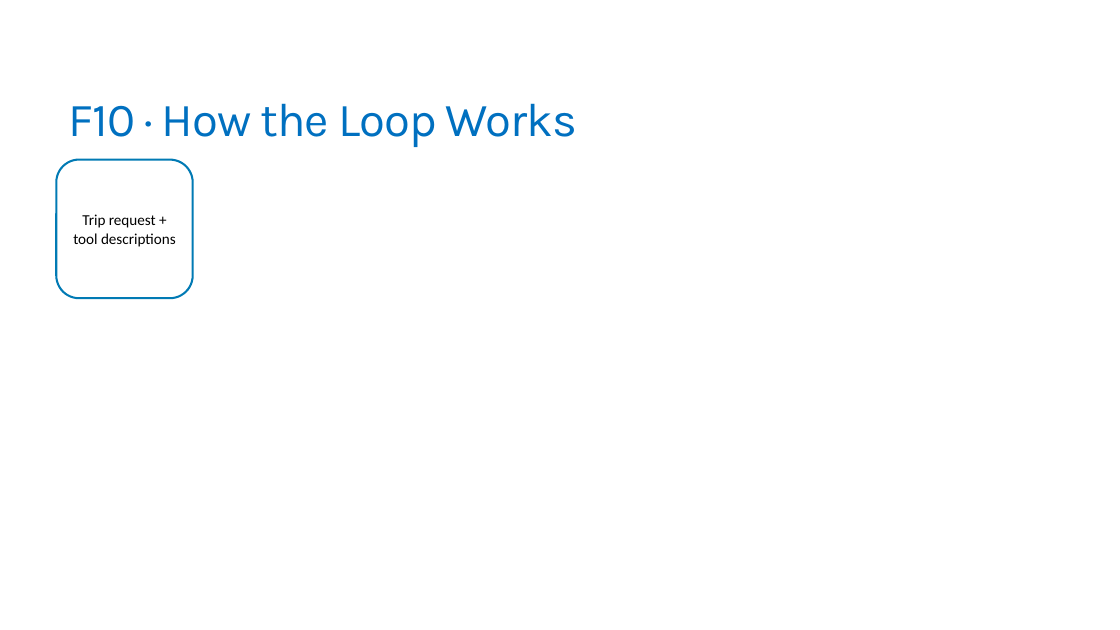
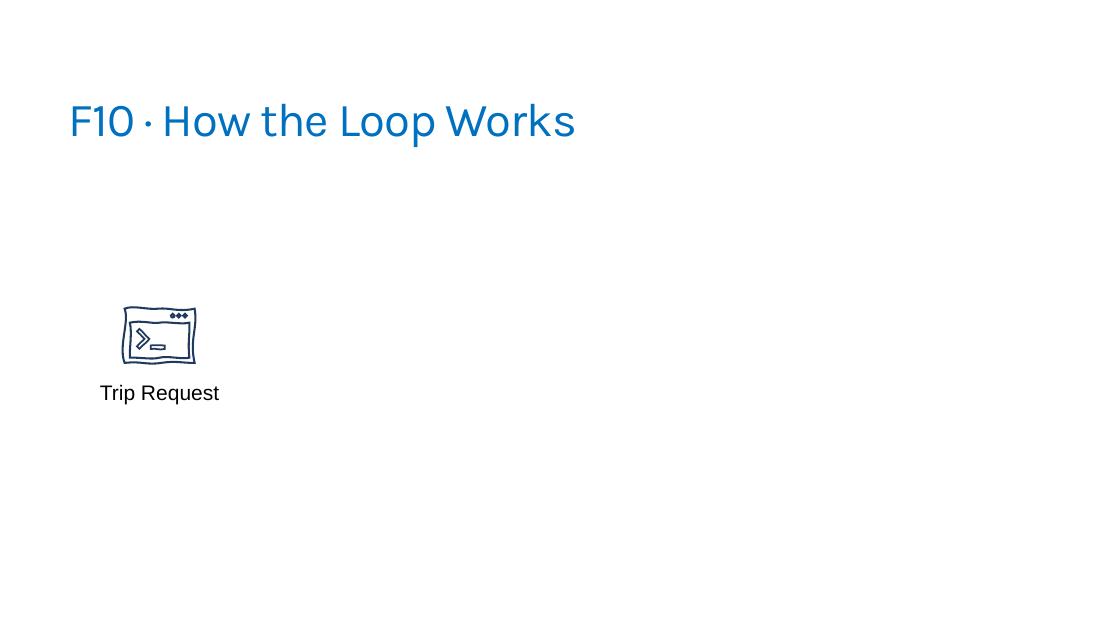
Before and after one commit to trailheadtechnology/10-ai-features-workshop, a slide deck: slide 4 of modules/M4-doing/M4-doing.pptx. Drawn at 1120x630 pixels with LibreOffice and Linux fonts; fonts in the diff are those of the drawing. Boxes give left, top, right and bottom in pixels: in the first picture for what was removed or moved away, otherwise in the second. Text is boxed around its words. In the diff, an @@ line names an element or a change of style, - is before the commit and + after.

```diff
--- a/modules/M4-doing/M4-doing.pptx
+++ b/modules/M4-doing/M4-doing.pptx
@@ rounded rectangle removed at <box>56,160,192,298</box> @@
-Trip request + tool descriptions
@@ freeform shape added at <box>124,309,194,364</box>, outline #1F3A5F 1.75 pt @@
@@ freeform shape added at <box>137,329,150,350</box>, outline #1F3A5F 1.5 pt @@
@@ freeform shape added at <box>151,345,166,349</box>, outline #1F3A5F 1.5 pt @@
@@ text added at <box>100,384,219,404</box>, 18 pt, text #000000 @@
+Trip Request
```
Also in this commit, not shown: 5 other slides changed, 3 slides added, 3 slides removed, 3 other files.
